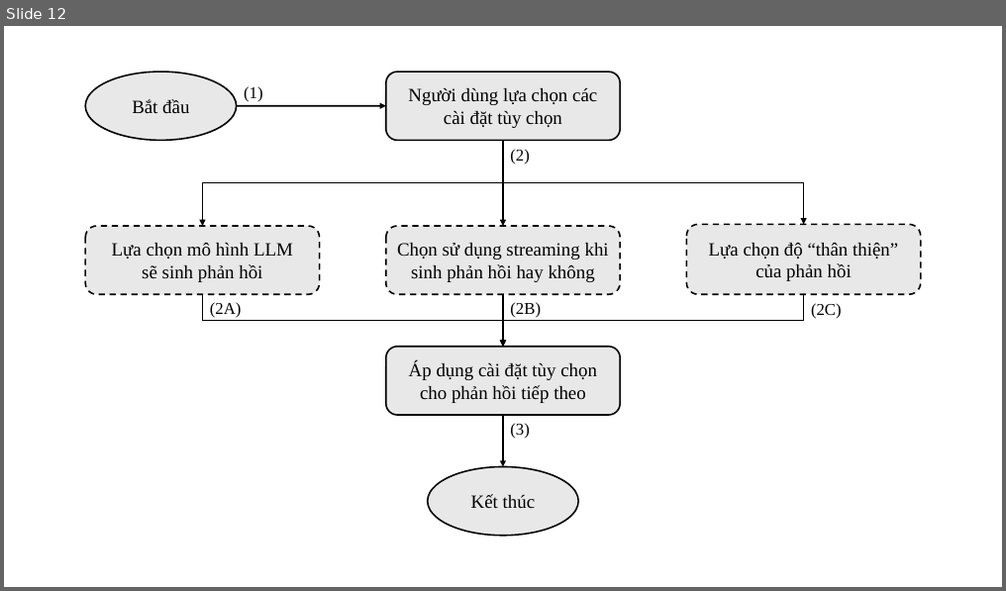
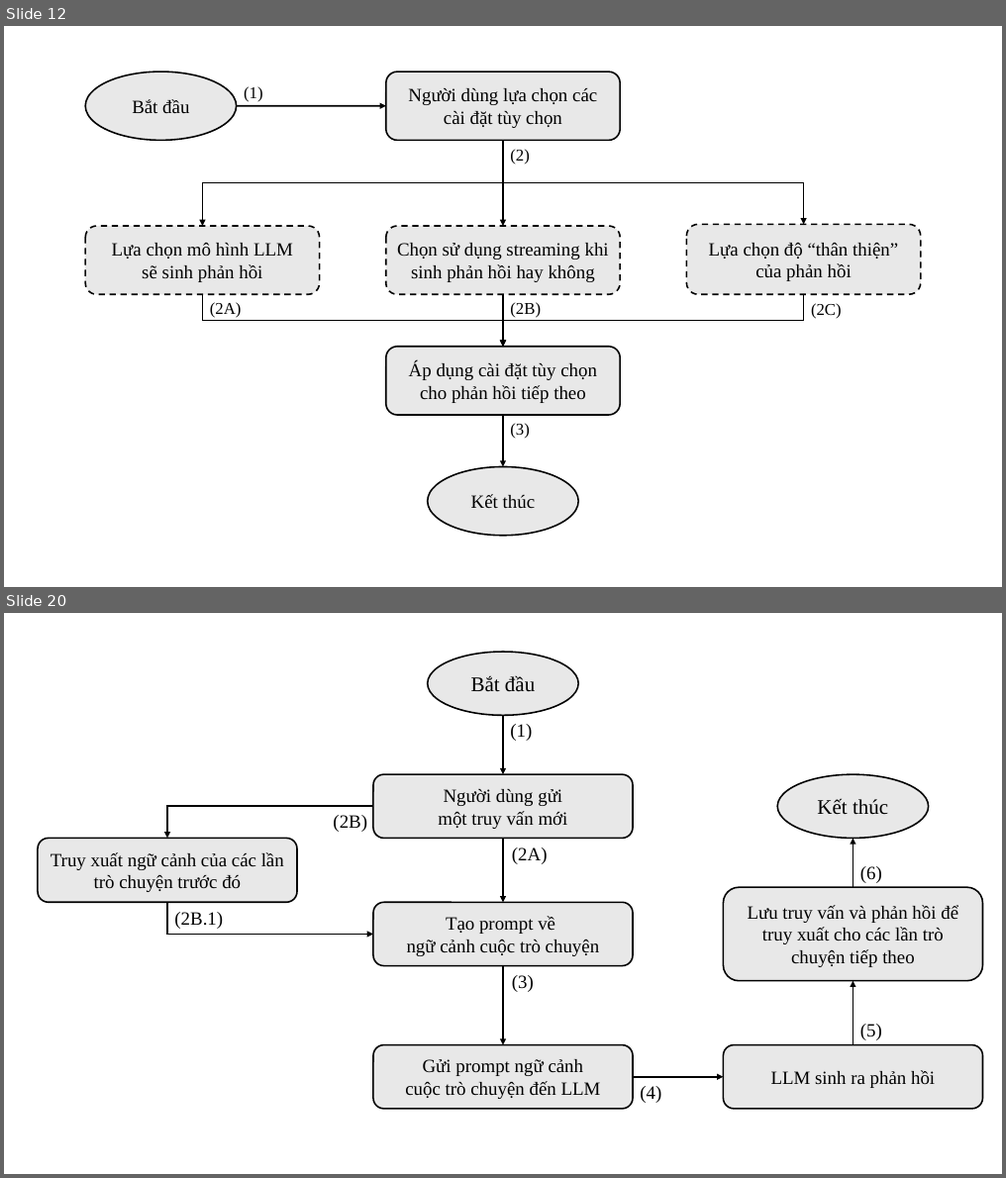
Before and after one commit to ngovanuc/Vietnamese_History_Chatbot, a slide deck: documents/hinh_ve_trong_cao_cao_do_an.pptx. Shown one above the other, each under a label of ours: slide 12 before the commit, slides 12 and 20 after it; the slides between them are not shown. The pictures are 1006x591 and 1006x1178 pixels, drawn with LibreOffice and Linux fonts; fonts in the diff are those of the drawing. Boxes give left, top, right and bottom in pixels: in the first picture for what was removed or moved away, otherwise in the second. Text is boxed around its words. In the diff, an @@ line names an element or a change of style, - is before the commit and + after.

```diff
--- a/documents/hinh_ve_trong_cao_cao_do_an.pptx
+++ b/documents/hinh_ve_trong_cao_cao_do_an.pptx
@@ slide 20 added at (4, 613, 1002, 1174), background #FFFFFF @@
@@ ellipse added at (428, 652, 579, 716), fill #E8E8E8, outline #000000 1.5 pt, 20 pt, text #000000 @@
+Bắt đầu
@@ arrow added from (503, 716) to (503, 774), #000000 1.5 pt @@
@@ text added at (510, 724, 532, 741), 18 pt, text #000000 @@
+(1)
@@ rounded rectangle added at (373, 774, 633, 839), fill #E8E8E8, outline #000000 1.5 pt, 18 pt, text #000000 @@
+Người dùng gửi
+một truy vấn mới
@@ ellipse added at (777, 774, 929, 839), fill #E8E8E8, outline #000000 1.5 pt, 20 pt, text #000000 @@
+Kết thúc
@@ elbow arrow added from (373, 806) to (167, 839), #000000 1.5 pt @@
@@ text added at (333, 815, 367, 832), 18 pt, text #000000 @@
+(2B)
@@ rounded rectangle added at (38, 839, 297, 903), fill #E8E8E8, outline #000000 1.5 pt, 18 pt, text #000000 @@
+Truy xuất ngữ cảnh của các lần trò chuyện trước đó
@@ arrow added from (503, 839) to (503, 903), #000000 1.5 pt @@
@@ text added at (512, 848, 548, 864), 18 pt, text #000000 @@
+(2A)
@@ arrow added from (853, 888) to (853, 839), #000000 1.5 pt @@
@@ text added at (860, 866, 882, 883), 18 pt, text #000000 @@
+(6)
@@ elbow arrow added from (167, 903) to (373, 934), #000000 1.5 pt @@
@@ rounded rectangle added at (373, 903, 633, 966), fill #E8E8E8, outline #000000 1.5 pt, 18 pt, text #000000 @@
+Tạo prompt về
+ngữ cảnh cuộc trò chuyện
@@ rounded rectangle added at (724, 888, 983, 981), fill #E8E8E8, outline #000000 1.5 pt, 18 pt, text #000000 @@
+Lưu truy vấn và phản hồi để truy xuất cho các lần trò chuyện tiếp theo
@@ text added at (174, 912, 223, 929), 18 pt, text #000000 @@
+(2B.1)
@@ arrow added from (503, 966) to (503, 1046), #000000 1.5 pt @@
@@ text added at (512, 975, 534, 992), 18 pt, text #000000 @@
+(3)
@@ arrow added from (853, 1046) to (853, 981), #000000 1.5 pt @@
@@ text added at (860, 1024, 882, 1041), 18 pt, text #000000 @@
+(5)
@@ rounded rectangle added at (373, 1046, 633, 1109), fill #E8E8E8, outline #000000 1.5 pt, 18 pt, text #000000 @@
+Gửi prompt ngữ cảnh
+cuộc trò chuyện đến LLM
@@ rounded rectangle added at (724, 1046, 983, 1109), fill #E8E8E8, outline #000000 1.5 pt, 18 pt, text #000000 @@
+LLM sinh ra phản hồi
@@ arrow added from (633, 1077) to (724, 1077), #000000 1.5 pt @@
@@ text added at (640, 1086, 661, 1103), 18 pt, text #000000 @@
+(4)
```
Also in this commit, not shown: 1 slide changed, 7 other slides added, 1 other file.
